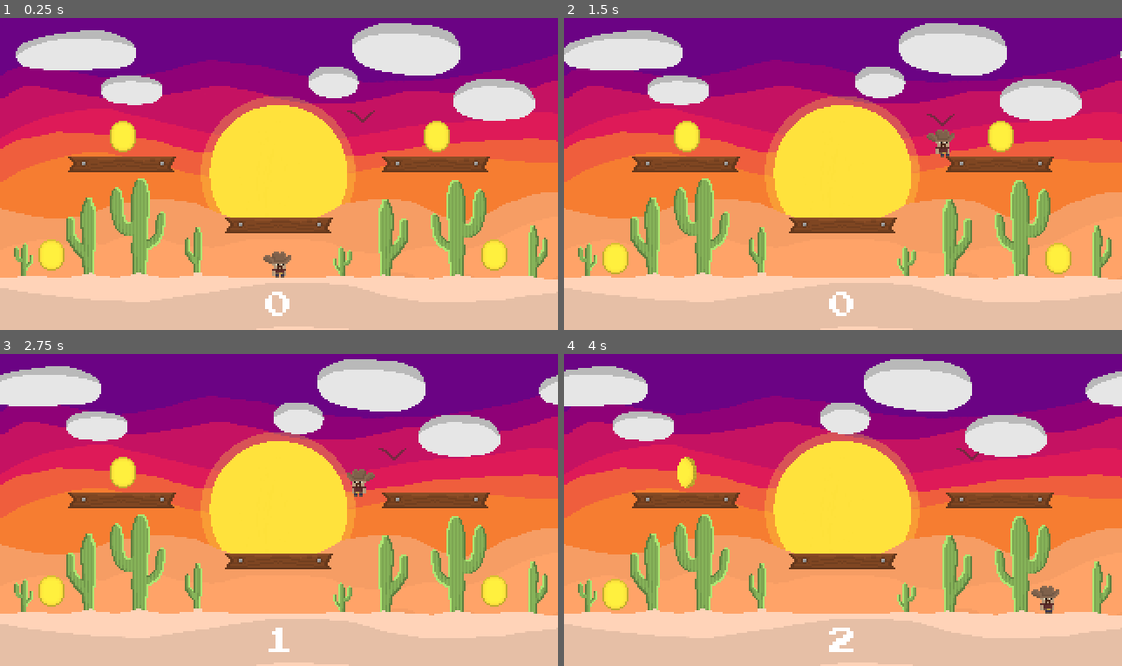
Above: before the commit, frames 1-4 (two rows, left to right).
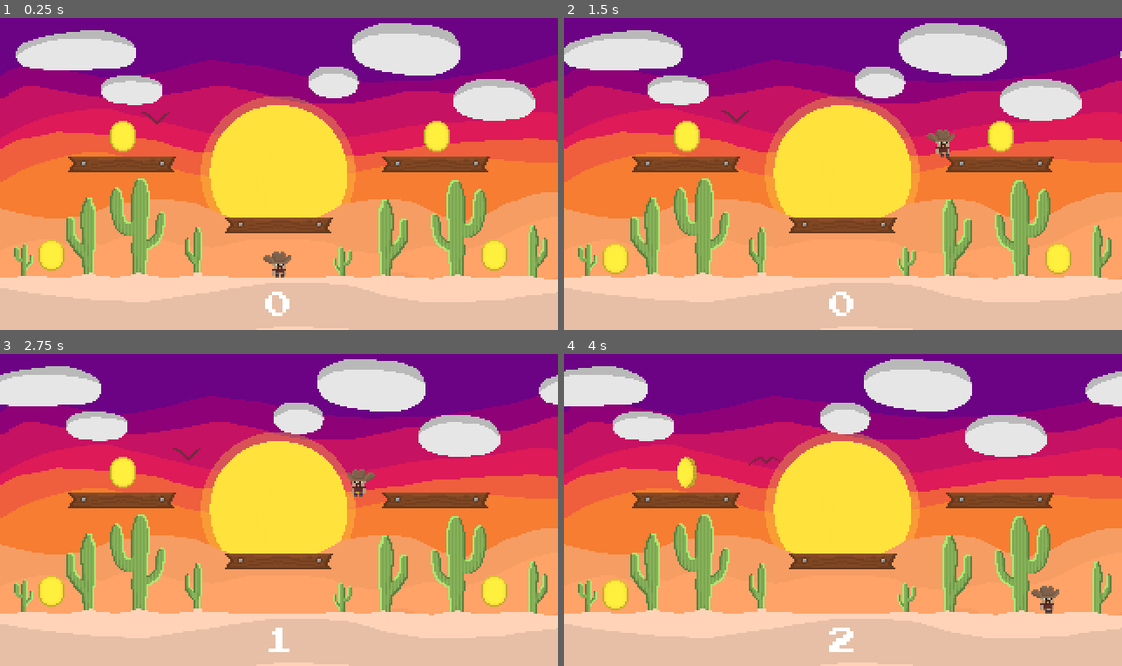
Above: after the commit, the same moments.

Repository: T-ayy-lor/Capstone
Game: Godot game, scene res://Main.tscn
The game is run twice, just before and just after one commit, with the same random seed, the same clock (stepped at 60 frames per second) and the same inputs.
Inputs:
- Up to frame 1 (0.25 s): no input
- Up to frame 2 (1.5 s): hold D (move_right) from 0.53 s (still down); tap Space (jump) at 0.6, 0.77, 1.07, 1.35 s
- Up to frame 3 (2.75 s): tap Space (jump) at 1.52, 1.82, 2.1 s; release D (move_right) at 2.03 s; hold A (move_left) from 2.03 s (still down)
- Up to frame 4 (4 s): release A (move_left) at 2.78 s; hold D (move_right) from 2.78 s (still down); tap Space (jump) at 2.85, 3.02, 3.32, 3.6, 3.77 s

The runs differ from the first frame. In frame 1, less than 0.1% of the frame differs, in the area x 25-68%, y 29-35%; in frame 2, less than 0.1%; in frame 3, less than 0.1%; in frame 4, less than 0.1%.

Commit message:
WIP Mashbutton

Diff:
--- a/Main.tscn
+++ b/Main.tscn
@@ -470,7 +470,7 @@
 position = Vector2( 0, -90 )
 z_index = -75
 frames = SubResource( 6 )
-frame = 211
+frame = 93
 playing = true
 
 [node name="MashButtonEvent" type="Node2D" parent="."]
@@ -482,4 +482,14 @@
 position = Vector2( 31, -40 )
 shape = SubResource( 7 )
 
+[node name="MashLabel" type="Label" parent="MashButtonEvent"]
+margin_left = -129.0
+margin_top = -24.0
+margin_right = -11.0
+margin_bottom = -10.0
+text = "MASH SPACE! 0/20"
+
+[node name="DimensionalSpawn" type="Position2D" parent="."]
+position = Vector2( 911, -326 )
+
 [connection signal="body_entered" from="MashButtonEvent/Trigger" to="MashButtonEvent" method="_on_Trigger_body_entered"]
--- a/MashButtonEvent.gd
+++ b/MashButtonEvent.gd
@@ -1,27 +1,48 @@
 extends Node2D
 
 var jump_count: int = 0
+var event_active: bool = false
 var required_jumps: int = 20
-var event_active: bool = false
+
+var player = null
+var saved_position: Vector2
+
+onready var mash_label: Label = $MashLabel
 
 
-# Called when the node enters the scene tree for the first time.
-func _ready():
-	pass # Replace with function body.
-
-
-# Called every frame. 'delta' is the elapsed time since the previous frame.
-#func _process(delta):
-#	pass
+func _ready() -> void:
+	mash_label.visible = false
 
 
 func _on_Trigger_body_entered(body):
-	if body.name == "Player":
+	if body.name == "Player" and not event_active:
+		player = body
+		saved_position = body.position
+
+		jump_count = 0
 		event_active = true
-		print ("HE ENTERED THE THINGGGGGGG")
+
+		body.event_mode = true
+
+		mash_label.text = "MASH SPACE! " + str(jump_count) + "/20"
+		mash_label.visible = true
+
 
 func _process(delta: float) -> void:
 	if event_active:
 		if Input.is_action_just_pressed("jump"):
 			jump_count += 1
-			print("Jump presses: ", jump_count);
+
+			mash_label.text = "MASH SPACE! " + str(jump_count) + "/20"
+
+			print("Jump presses: ", jump_count)
+
+			if jump_count >= required_jumps:
+				event_active = false
+
+				player.position = saved_position
+				player.event_mode = false
+
+				mash_label.visible = false
+
+				print("Mash event complete!")
--- a/Player.gd
+++ b/Player.gd
@@ -5,22 +5,30 @@
 export var gravity: float = 700.0
 
 var velocity: Vector2 = Vector2.ZERO
+var event_mode: bool = false
 
 onready var sprite: AnimatedSprite = $AnimatedSprite
 
 
 func _physics_process(delta: float) -> void:
 	var direction: float = 0.0
-	if Input.is_action_pressed("move_right"):
-		direction += 1.0
-	if Input.is_action_pressed("move_left"):
-		direction -= 1.0
 
-	velocity.x = direction * speed
-	velocity.y += gravity * delta
+	if not event_mode:
+		if Input.is_action_pressed("move_right"):
+			direction += 1.0
 
-	if is_on_floor() and Input.is_action_just_pressed("jump"):
-		velocity.y = -jump_force
+		if Input.is_action_pressed("move_left"):
+			direction -= 1.0
+
+		velocity.x = direction * speed
+		velocity.y += gravity * delta
+
+		if is_on_floor() and Input.is_action_just_pressed("jump"):
+			velocity.y = -jump_force
+
+	else:
+		velocity.x = 0.0
+		velocity.y = 0.0
 
 	velocity = move_and_slide(velocity, Vector2.UP)
 
@@ -32,6 +40,7 @@
 		sprite.flip_h = direction < 0.0
 
 	var next_anim: String = "idle"
+
 	if direction != 0.0:
 		next_anim = "walk"
 
